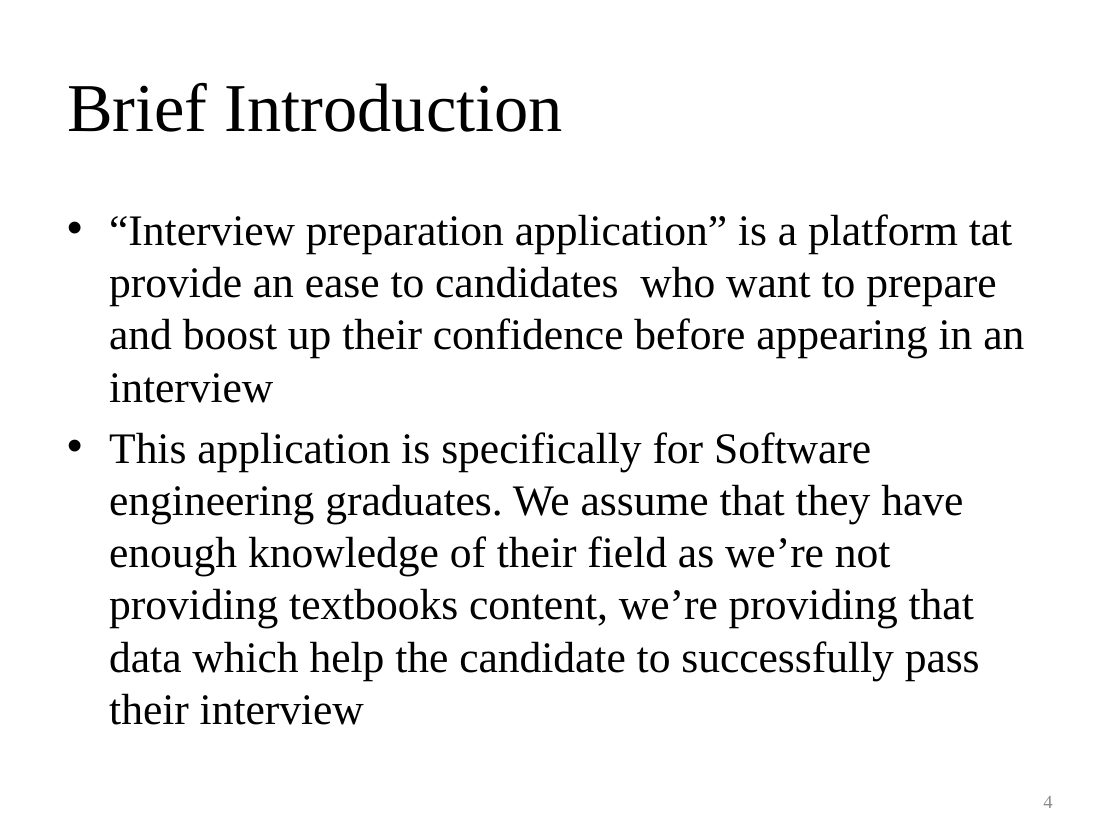
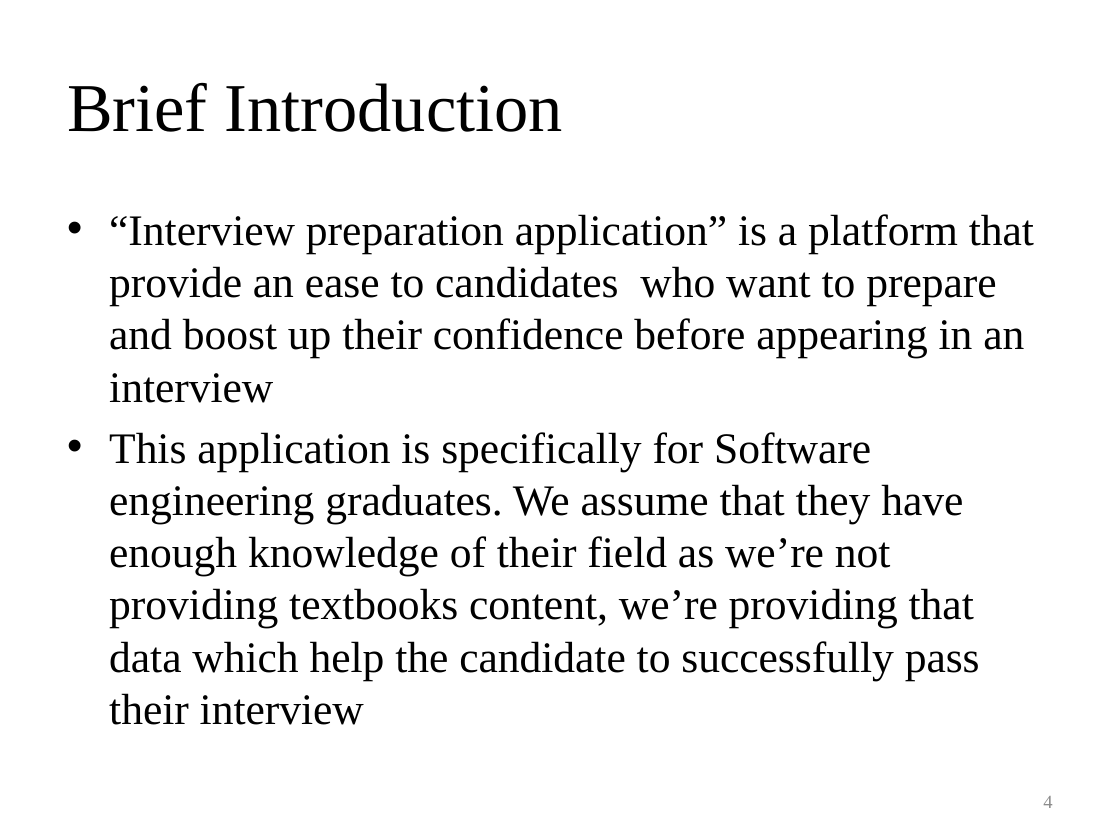
Before and after one commit to HozefaRizvi/InterviewPrepApp, a slide deck: slide 4 of Documentation/10% Documentation/Interview Preparation Application (Presentation).pptm. Drawn at 1120x840 pixels with LibreOffice and Linux fonts; fonts in the diff are those of the drawing. Boxes give left, top, right and bottom in pixels: in the first picture for what was removed or moved away, otherwise in the second. Text is boxed around its words. In the diff, an @@ line names an element or a change of style, - is before the commit and + after.

Commit message:
update in presentation

```diff
--- a/Documentation/10% Documentation/Interview Preparation Application (Presentation).pptm
+++ b/Documentation/10% Documentation/Interview Preparation Application (Presentation).pptm
@@ text at (x1=109, y1=214, x2=1034, y2=403): text changed @@
-• “Interview preparation application” is a platform tat provide an ease to candidates who want to prepare and boost up their confidence before appearing in an interview
+• “Interview preparation application” is a platform that provide an ease to candidates who want to prepare and boost up their confidence before appearing in an interview
```
